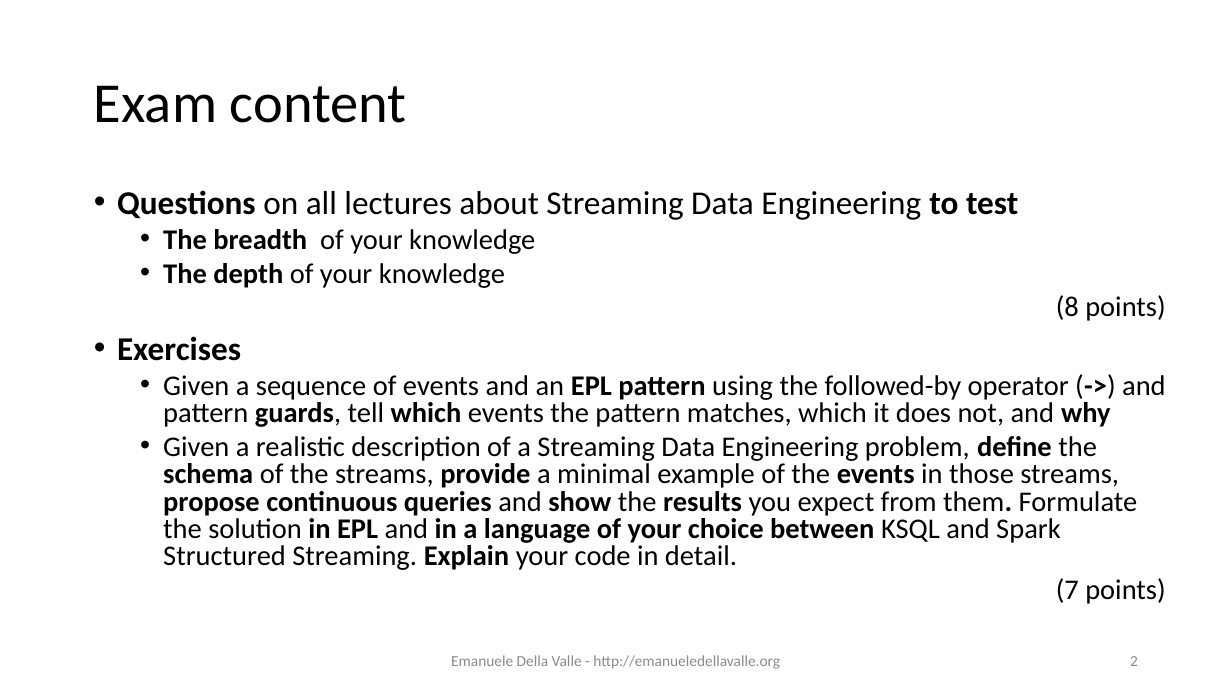
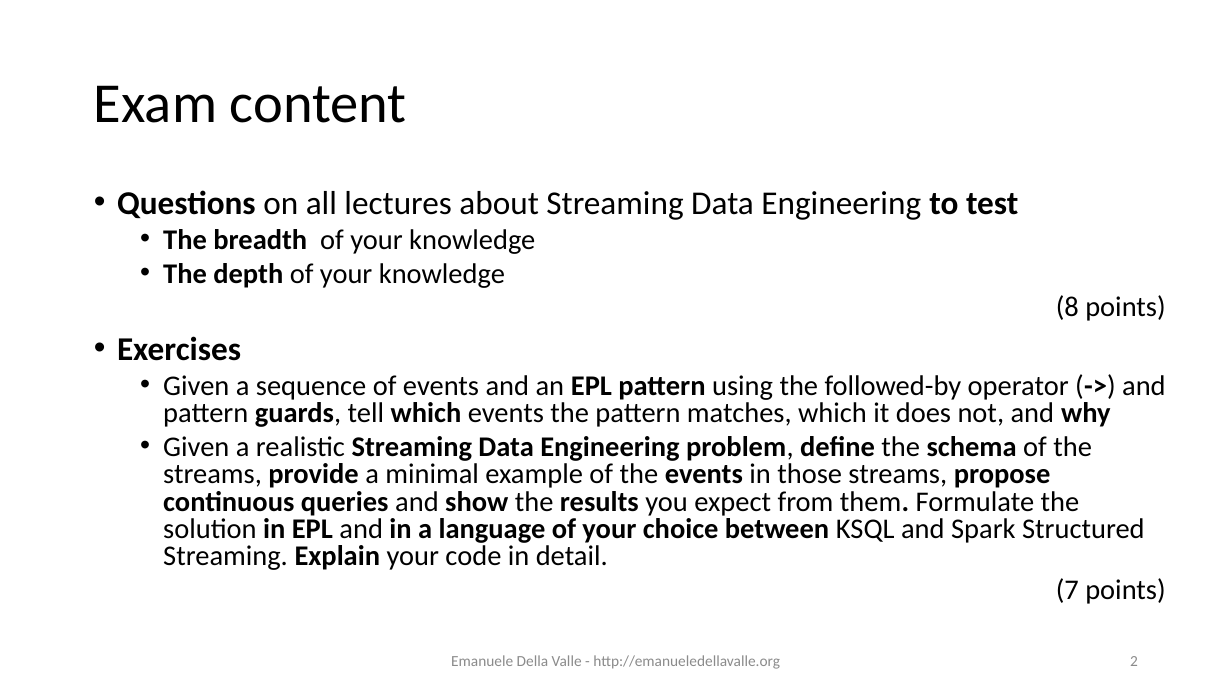
Before and after one commit to eugeniovaretti/streaming-data-analytics, a slide deck: slide 2 of lectures/07_SDE_exam-preview/07_Streaming-Data-Engineering_exam-preview.pptx. Drawn at 1232x693 pixels with LibreOffice and Linux fonts; fonts in the diff are those of the drawing. Boxes give left, top, right and bottom in pixels: in the first picture for what was removed or moved away, otherwise in the second. Text is boxed around its words. In the diff, an @@ line names an element or a change of style, - is before the commit and + after.

```diff
--- a/lectures/07_SDE_exam-preview/07_Streaming-Data-Engineering_exam-preview.pptx
+++ b/lectures/07_SDE_exam-preview/07_Streaming-Data-Engineering_exam-preview.pptx
@@ text at box(163, 436, 1145, 570): text changed @@
-  • Given a realistic description of a Streaming Data Engineering problem, define the schema of the streams, provide a minimal example of the events in those streams, propose continuous queries and show the results you expect from them. Formulate the solution in EPL and in a language of your choice between KSQL and Spark Structured Streaming. Explain your code in detail.
+  • Given a realistic Streaming Data Engineering problem, define the schema of the streams, provide a minimal example of the events in those streams, propose continuous queries and show the results you expect from them. Formulate the solution in EPL and in a language of your choice between KSQL and Spark Structured Streaming. Explain your code in detail.
```
Also in this commit, not shown: 7 other slides changed, 1 slide removed, 1 other file.
